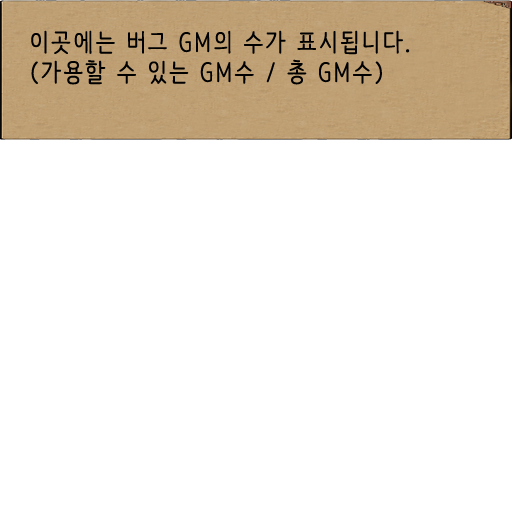
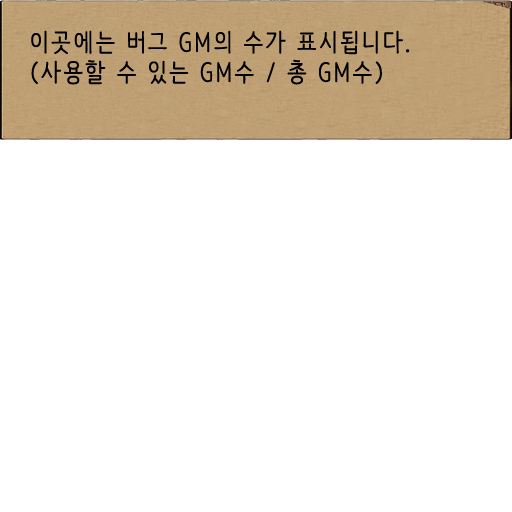
Layer changes from the first w=512, h=512 image to the second:
renamed "이곳에는 버그 GM의 수가 표시됩니다. (가용할 수 있는 GM수 / 총 GM수)" to "이곳에는 버그 GM의 수가 표시됩니다. (사용할 수 있는 GM수 / 총 GM수)", painted on it over [41, 61, 53, 79]
